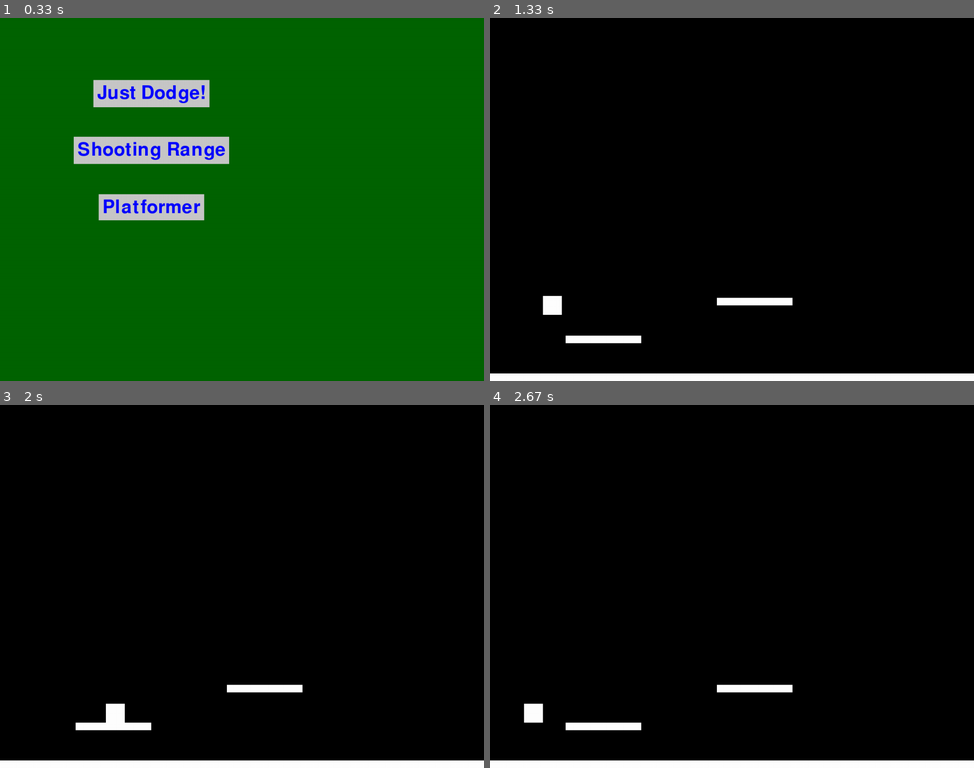
Above: before the commit, frames 1-4 (two rows, left to right).
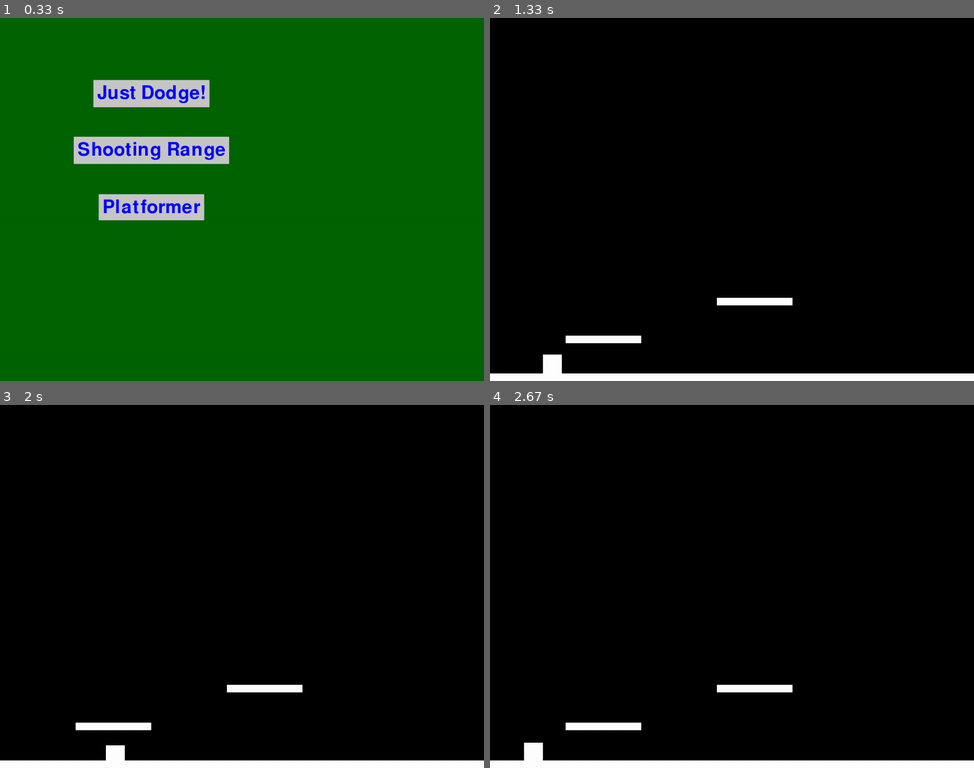
Above: after the commit, the same moments.

Repository: limboden/pygame-playground
Game: pygame game, started from 2DGame.py
Same seed, same stepped clock (60 frames per second), same inputs: the game is played once before the commit and once after it.
Inputs:
- Up to frame 1 (0.33 s): no input
- Up to frame 2 (1.33 s): click "Platformer" at 0.38 s; hold D 0.67-1.13 s; hold W from 1.17 s (still down)
- Up to frame 3 (2 s): release W at 1.47 s; hold D 1.5-1.97 s
- Up to frame 4 (2.67 s): hold A 2-2.53 s; hold A from 2.57 s (still down)

Frame 1 is identical in both runs. In frame 2, 0.4% of the frame differs, in the area x 10-15%, y 76-98%; in frame 3, 0.4%; in frame 4, 0.4%.

Commit message:
testing
added some testing prints

Diff:
--- a/2DGame.py
+++ b/2DGame.py
@@ -614,8 +614,13 @@
                     square.bottom = platform.top
                     on_platform = True
                     vertical_acceleration = 0
+                    print("touching!")
                 else:
                     on_platform = False
+                    print("not touching!")
+            else:
+                print("not touching")
+                on_platform = False
 
 
 
